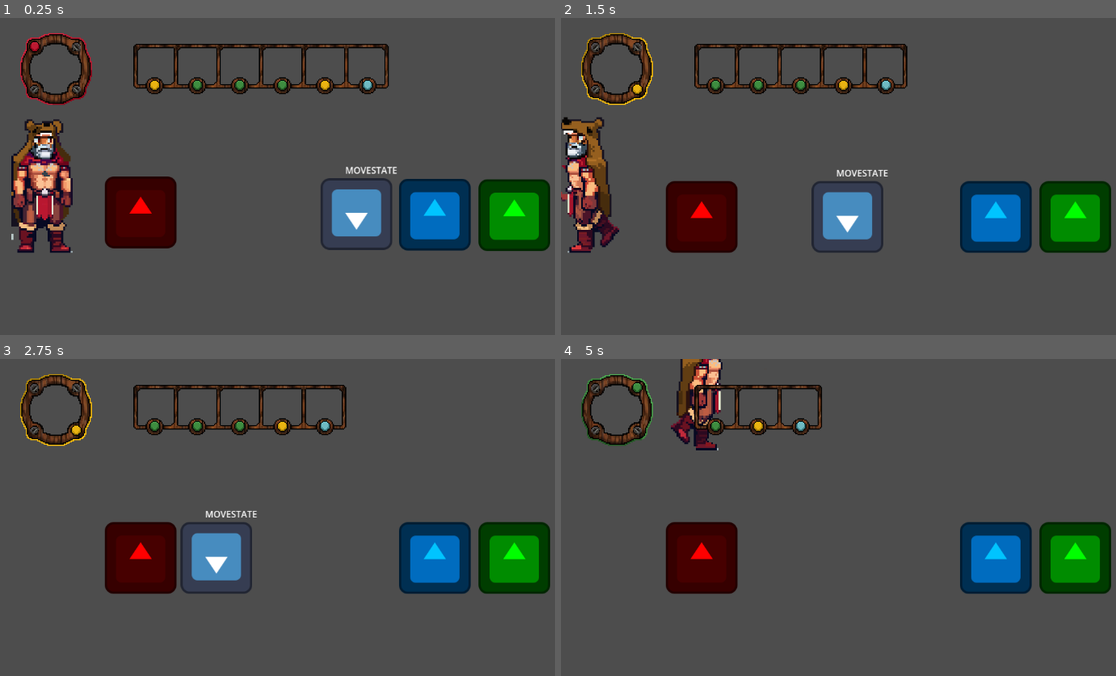
Above: before the commit, frames 1-4 (two rows, left to right).
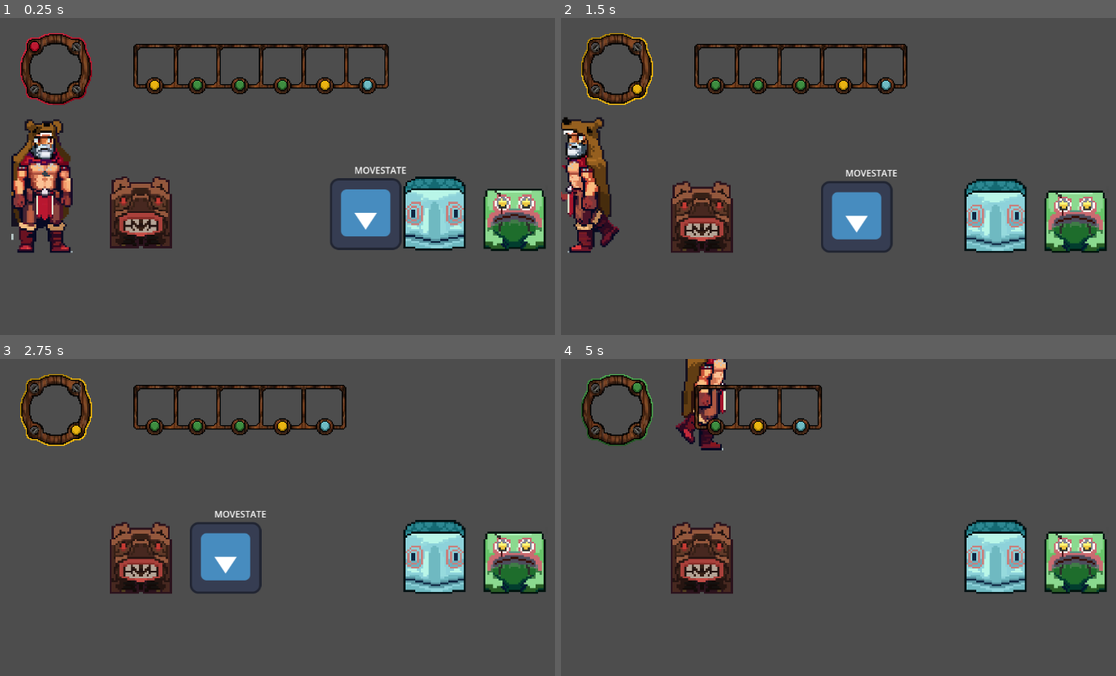
Above: after the commit, the same moments.

Repository: ButterM-40/BlitzWaveStudioGameJam70
Game: Godot game, scene res://Scenes/Tests/TestingCode.tscn
Two runs of this game, one before a commit and one after it. Both use one fixed random seed, a clock stepped at 60 frames per second and the inputs below. The engine's default icon, where the game draws it, is replaced by a stand-in: a white triangle on a blue panel in a dark square.
Inputs:
- Up to frame 1 (0.25 s): no input
- Up to frame 2 (1.5 s): hold W (Jump) 0.53-1.28 s; hold A (Right) from 0.53 s (still down); tap Space (Switch) at 1.35 s
- Up to frame 3 (2.75 s): tap W (Jump) at 1.52, 1.55, 1.82 s; release A (Right) at 2.03 s; hold D (Left) from 2.03 s (still down); hold W (Jump) from 2.03 s (still down)
- Up to frame 4 (5 s): release D (Left) at 2.78 s; release W (Jump) at 2.78 s; hold A (Right) 2.78-4.28 s; tap Space (Switch) at 2.85, 4.35 s; tap W (Jump) at 3.02, 3.05, 3.32, 4.52, 4.55, 4.82 s; hold W (Jump) 3.53-4.28 s; tap Enter at 4.25 s; hold D (Left) from 4.28 s (still down)

The runs differ from the first frame. In frame 1, 9.7% of the frame differs, in the area x 18-100%, y 46-74%; in frame 2, 9.7%; in frame 3, 9.7%; in frame 4, 10%, in the area x 18-100%, y 0-74%.

Commit message:
Added totem sprites and changed colliders to make it not look whack

Diff:
--- a/Scripts/Totems/bear_totem.tscn
+++ b/Scripts/Totems/bear_totem.tscn
@@ -1,29 +1,73 @@
-[gd_scene load_steps=5 format=3 uid="uid://blneww8vp4uxh"]
+[gd_scene load_steps=11 format=3 uid="uid://blneww8vp4uxh"]
 
 [ext_resource type="PackedScene" uid="uid://dph04do3ovd2r" path="res://Scripts/Totems/base_totem.tscn" id="1_mrmji"]
 [ext_resource type="PackedScene" uid="uid://dxbcctgektwxl" path="res://Scenes/hurt_box.tscn" id="2_6bvug"]
+[ext_resource type="Texture2D" uid="uid://b8tsvt30fpdhk" path="res://Art/AllTotem_poles_NA.png" id="2_srq08"]
 
 [sub_resource type="RectangleShape2D" id="RectangleShape2D_hypsv"]
-size = Vector2(128, 128)
+size = Vector2(111, 118)
+
+[sub_resource type="AtlasTexture" id="AtlasTexture_wqbpl"]
+atlas = ExtResource("2_srq08")
+region = Rect2(0, 0, 56, 64)
+
+[sub_resource type="AtlasTexture" id="AtlasTexture_c11gf"]
+atlas = ExtResource("2_srq08")
+region = Rect2(56, 0, 56, 64)
+
+[sub_resource type="AtlasTexture" id="AtlasTexture_0xnte"]
+atlas = ExtResource("2_srq08")
+region = Rect2(112, 0, 56, 64)
+
+[sub_resource type="AtlasTexture" id="AtlasTexture_3xykj"]
+atlas = ExtResource("2_srq08")
+region = Rect2(168, 0, 56, 64)
+
+[sub_resource type="SpriteFrames" id="SpriteFrames_l8ffc"]
+animations = [{
+"frames": [{
+"duration": 1.0,
+"texture": SubResource("AtlasTexture_wqbpl")
+}, {
+"duration": 1.0,
+"texture": SubResource("AtlasTexture_c11gf")
+}, {
+"duration": 1.0,
+"texture": SubResource("AtlasTexture_0xnte")
+}, {
+"duration": 1.0,
+"texture": SubResource("AtlasTexture_3xykj")
+}],
+"loop": true,
+"name": &"default",
+"speed": 5.0
+}]
 
 [sub_resource type="RectangleShape2D" id="RectangleShape2D_nsej3"]
 resource_local_to_scene = true
-size = Vector2(136, 136)
+size = Vector2(117, 134)
 
 [node name="BearTotem" instance=ExtResource("1_mrmji")]
 position = Vector2(412, 202)
 
 [node name="CollisionShape2D" parent="." index="0"]
-position = Vector2(0, 0)
+position = Vector2(0.5, 5)
 shape = SubResource("RectangleShape2D_hypsv")
 
 [node name="Sprite2D" parent="." index="1"]
-modulate = Color(1, 0, 0, 1)
+visible = false
 
-[node name="HurtBox" parent="." index="2" instance=ExtResource("2_6bvug")]
+[node name="AnimatedSprite2D" type="AnimatedSprite2D" parent="." index="2"]
+texture_filter = 1
+position = Vector2(42, -47)
+scale = Vector2(3.47, 3.47)
+sprite_frames = SubResource("SpriteFrames_l8ffc")
+
+[node name="HurtBox" parent="." index="3" instance=ExtResource("2_6bvug")]
 collision_mask = 4
 
 [node name="CollisionShape2D" parent="HurtBox" index="0"]
+position = Vector2(0.5, 0)
 shape = SubResource("RectangleShape2D_nsej3")
 
 [editable path="HurtBox"]
--- a/Scripts/Totems/frog_totem.tscn
+++ b/Scripts/Totems/frog_totem.tscn
@@ -1,28 +1,74 @@
-[gd_scene load_steps=5 format=3 uid="uid://dchmurl2h1fj0"]
+[gd_scene load_steps=11 format=3 uid="uid://dchmurl2h1fj0"]
 
 [ext_resource type="PackedScene" uid="uid://dph04do3ovd2r" path="res://Scripts/Totems/base_totem.tscn" id="1_wlusl"]
 [ext_resource type="Script" path="res://Scripts/jump_boost_ability.gd" id="2_2ujq4"]
+[ext_resource type="Texture2D" uid="uid://b8tsvt30fpdhk" path="res://Art/AllTotem_poles_NA.png" id="2_7k4r2"]
 
 [sub_resource type="RectangleShape2D" id="RectangleShape2D_aj3rv"]
-size = Vector2(128, 128)
+size = Vector2(112, 111)
+
+[sub_resource type="AtlasTexture" id="AtlasTexture_wqbpl"]
+atlas = ExtResource("2_7k4r2")
+region = Rect2(0, 0, 56, 64)
+
+[sub_resource type="AtlasTexture" id="AtlasTexture_c11gf"]
+atlas = ExtResource("2_7k4r2")
+region = Rect2(56, 0, 56, 64)
+
+[sub_resource type="AtlasTexture" id="AtlasTexture_0xnte"]
+atlas = ExtResource("2_7k4r2")
+region = Rect2(112, 0, 56, 64)
+
+[sub_resource type="AtlasTexture" id="AtlasTexture_3xykj"]
+atlas = ExtResource("2_7k4r2")
+region = Rect2(168, 0, 56, 64)
+
+[sub_resource type="SpriteFrames" id="SpriteFrames_xhehe"]
+animations = [{
+"frames": [{
+"duration": 1.0,
+"texture": SubResource("AtlasTexture_wqbpl")
+}, {
+"duration": 1.0,
+"texture": SubResource("AtlasTexture_c11gf")
+}, {
+"duration": 1.0,
+"texture": SubResource("AtlasTexture_0xnte")
+}, {
+"duration": 1.0,
+"texture": SubResource("AtlasTexture_3xykj")
+}],
+"loop": true,
+"name": &"default",
+"speed": 5.0
+}]
 
 [sub_resource type="RectangleShape2D" id="RectangleShape2D_sbovp"]
-size = Vector2(112, 2)
+size = Vector2(106, 2)
 
 [node name="FrogTotem" instance=ExtResource("1_wlusl")]
 
 [node name="CollisionShape2D" parent="." index="0"]
+position = Vector2(0, 8.5)
 shape = SubResource("RectangleShape2D_aj3rv")
 
 [node name="Sprite2D" parent="." index="1"]
+visible = false
 modulate = Color(0, 1, 0, 1)
 
-[node name="JumpBoost" type="Area2D" parent="." index="2"]
+[node name="AnimatedSprite2D" type="AnimatedSprite2D" parent="." index="2"]
+texture_filter = 1
+position = Vector2(14, -47)
+scale = Vector2(3.47, 3.47)
+sprite_frames = SubResource("SpriteFrames_xhehe")
+frame = 1
+
+[node name="JumpBoost" type="Area2D" parent="." index="3"]
 collision_layer = 0
 script = ExtResource("2_2ujq4")
 
 [node name="CollisionShape2D" type="CollisionShape2D" parent="JumpBoost" index="0"]
-position = Vector2(0, -65)
+position = Vector2(0, -48)
 shape = SubResource("RectangleShape2D_sbovp")
 
 [connection signal="body_entered" from="JumpBoost" to="JumpBoost" method="_on_body_entered"]
--- a/Scripts/Totems/owl_totem.tscn
+++ b/Scripts/Totems/owl_totem.tscn
@@ -1,15 +1,61 @@
-[gd_scene load_steps=3 format=3 uid="uid://m43r4sqbmowa"]
+[gd_scene load_steps=9 format=3 uid="uid://m43r4sqbmowa"]
 
 [ext_resource type="PackedScene" uid="uid://dph04do3ovd2r" path="res://Scripts/Totems/base_totem.tscn" id="1_ofw7e"]
+[ext_resource type="Texture2D" uid="uid://b8tsvt30fpdhk" path="res://Art/AllTotem_poles_NA.png" id="2_janmk"]
 
 [sub_resource type="RectangleShape2D" id="RectangleShape2D_c4f6x"]
-size = Vector2(128, 128)
+size = Vector2(110, 111)
+
+[sub_resource type="AtlasTexture" id="AtlasTexture_wqbpl"]
+atlas = ExtResource("2_janmk")
+region = Rect2(0, 0, 56, 64)
+
+[sub_resource type="AtlasTexture" id="AtlasTexture_c11gf"]
+atlas = ExtResource("2_janmk")
+region = Rect2(56, 0, 56, 64)
+
+[sub_resource type="AtlasTexture" id="AtlasTexture_0xnte"]
+atlas = ExtResource("2_janmk")
+region = Rect2(112, 0, 56, 64)
+
+[sub_resource type="AtlasTexture" id="AtlasTexture_3xykj"]
+atlas = ExtResource("2_janmk")
+region = Rect2(168, 0, 56, 64)
+
+[sub_resource type="SpriteFrames" id="SpriteFrames_egx14"]
+animations = [{
+"frames": [{
+"duration": 1.0,
+"texture": SubResource("AtlasTexture_wqbpl")
+}, {
+"duration": 1.0,
+"texture": SubResource("AtlasTexture_c11gf")
+}, {
+"duration": 1.0,
+"texture": SubResource("AtlasTexture_0xnte")
+}, {
+"duration": 1.0,
+"texture": SubResource("AtlasTexture_3xykj")
+}],
+"loop": true,
+"name": &"default",
+"speed": 5.0
+}]
 
 [node name="OwlTotem" instance=ExtResource("1_ofw7e")]
 gravity_scale = 0.0
 
 [node name="CollisionShape2D" parent="." index="0"]
+position = Vector2(0, 8.5)
 shape = SubResource("RectangleShape2D_c4f6x")
 
 [node name="Sprite2D" parent="." index="1"]
+visible = false
 modulate = Color(1, 1, 0, 1)
+
+[node name="AnimatedSprite2D" type="AnimatedSprite2D" parent="." index="2"]
+texture_filter = 1
+position = Vector2(0, -47)
+scale = Vector2(3.47, 3.47)
+sprite_frames = SubResource("SpriteFrames_egx14")
+frame = 2
--- a/Scripts/Totems/turtle_totem.tscn
+++ b/Scripts/Totems/turtle_totem.tscn
@@ -1,30 +1,75 @@
-[gd_scene load_steps=4 format=3 uid="uid://daw6uheuqqt13"]
+[gd_scene load_steps=10 format=3 uid="uid://daw6uheuqqt13"]
 
 [ext_resource type="PackedScene" uid="uid://dph04do3ovd2r" path="res://Scripts/Totems/base_totem.tscn" id="1_lsuwx"]
+[ext_resource type="Texture2D" uid="uid://b8tsvt30fpdhk" path="res://Art/AllTotem_poles_NA.png" id="2_haww4"]
 
 [sub_resource type="RectangleShape2D" id="RectangleShape2D_5vfvr"]
 resource_local_to_scene = true
-size = Vector2(128, 125)
+size = Vector2(111, 125)
+
+[sub_resource type="AtlasTexture" id="AtlasTexture_wqbpl"]
+atlas = ExtResource("2_haww4")
+region = Rect2(0, 0, 56, 64)
+
+[sub_resource type="AtlasTexture" id="AtlasTexture_c11gf"]
+atlas = ExtResource("2_haww4")
+region = Rect2(56, 0, 56, 64)
+
+[sub_resource type="AtlasTexture" id="AtlasTexture_0xnte"]
+atlas = ExtResource("2_haww4")
+region = Rect2(112, 0, 56, 64)
+
+[sub_resource type="AtlasTexture" id="AtlasTexture_3xykj"]
+atlas = ExtResource("2_haww4")
+region = Rect2(168, 0, 56, 64)
+
+[sub_resource type="SpriteFrames" id="SpriteFrames_a3ogd"]
+animations = [{
+"frames": [{
+"duration": 1.0,
+"texture": SubResource("AtlasTexture_wqbpl")
+}, {
+"duration": 1.0,
+"texture": SubResource("AtlasTexture_c11gf")
+}, {
+"duration": 1.0,
+"texture": SubResource("AtlasTexture_0xnte")
+}, {
+"duration": 1.0,
+"texture": SubResource("AtlasTexture_3xykj")
+}],
+"loop": true,
+"name": &"default",
+"speed": 5.0
+}]
 
 [sub_resource type="RectangleShape2D" id="RectangleShape2D_5nxiq"]
-size = Vector2(128, 2)
+size = Vector2(111, 2)
 
 [node name="TurtleTotem" instance=ExtResource("1_lsuwx")]
 collision_layer = 16
 collision_mask = 30
 
 [node name="CollisionShape2D" parent="." index="0"]
-position = Vector2(0, 1.5)
+position = Vector2(-0.5, 1.5)
 shape = SubResource("RectangleShape2D_5vfvr")
 
 [node name="Sprite2D" parent="." index="1"]
+visible = false
 modulate = Color(0, 0.768627, 1, 1)
 
-[node name="Shell" type="StaticBody2D" parent="." index="2"]
+[node name="AnimatedSprite2D" type="AnimatedSprite2D" parent="." index="2"]
+texture_filter = 1
+position = Vector2(-42, -47)
+scale = Vector2(3.47, 3.47)
+sprite_frames = SubResource("SpriteFrames_a3ogd")
+frame = 3
+
+[node name="Shell" type="StaticBody2D" parent="." index="3"]
 collision_layer = 2
 collision_mask = 15
 
 [node name="CollisionShape2D" type="CollisionShape2D" parent="Shell" index="0"]
-position = Vector2(0, -63)
+position = Vector2(-0.5, -63)
 shape = SubResource("RectangleShape2D_5nxiq")
 one_way_collision = true
Binary file added: Art/AllTotem_poles_NA.png
Not shown, added: Art/AllTotem_poles_NA.png.import
